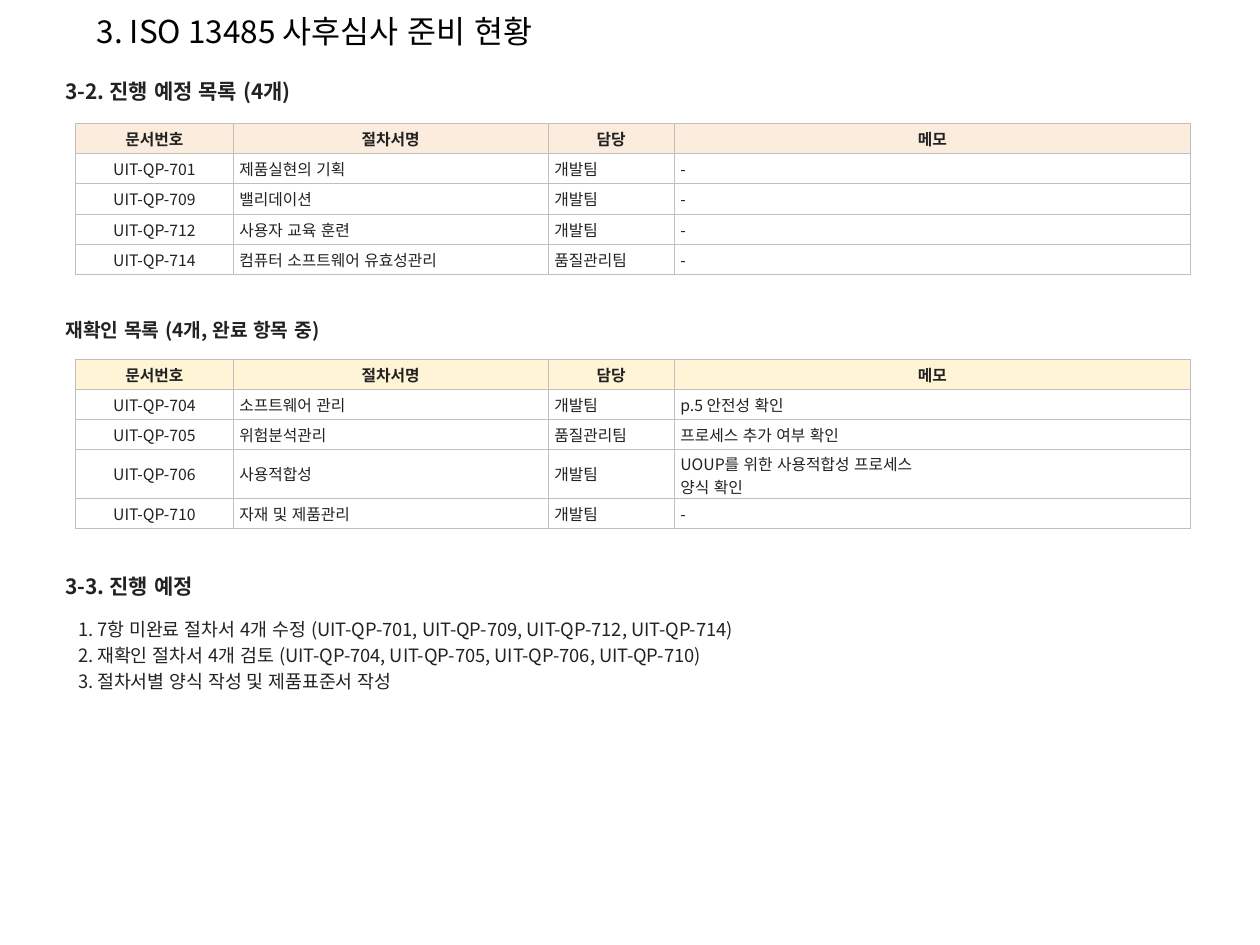
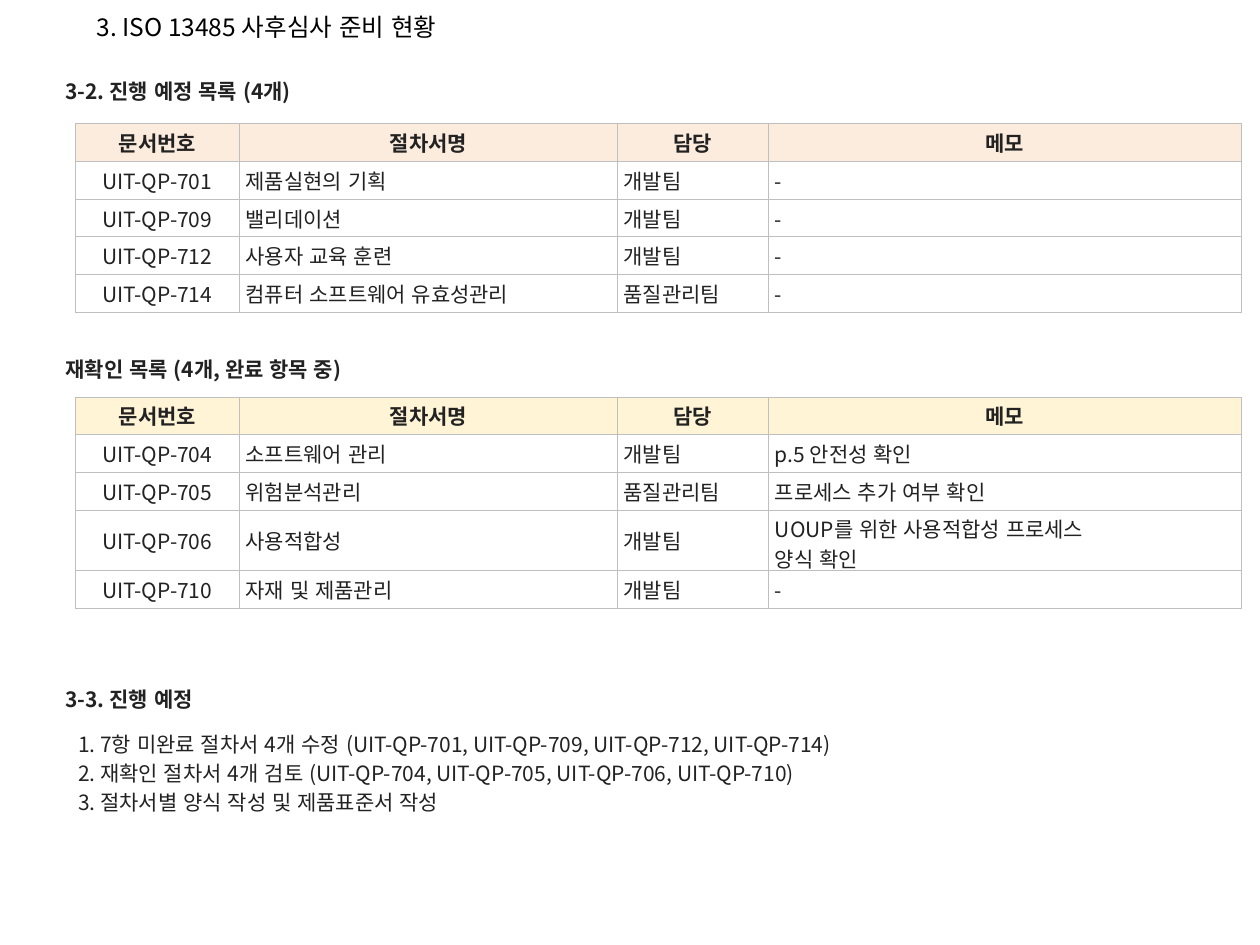
Before and after one commit to ckdtjs0911-glitch/Seony-example, a slide deck: slide 4 of meeting/1112_회의자료.pptx. Drawn at 1260x945 pixels with LibreOffice and Linux fonts; fonts in the diff are those of the drawing. Boxes give left, top, right and bottom in pixels: in the first picture for what was removed or moved away, otherwise in the second. Text is boxed around its words. In the diff, an @@ line names an element or a change of style, - is before the commit and + after.

```diff
--- a/meeting/1112_회의자료.pptx
+++ b/meeting/1112_회의자료.pptx
@@ text "3. ISO 13485 사후심사 준비 ..." at (97, 15, 436, 38): size 18 to 14 pt @@
@@ table at (76, 123, 1241, 312) @@
@@ size 9 to 12 pt @@
@@ table: place and size @@
-table at (76, 123, 1191, 275)
+table at (76, 123, 1241, 312)
@@ text "재확인 목록 (4개, 완료 항목 ...": place and size @@
-text "재확인 목록 (4개, 완료 항목 ..." at (65, 320, 319, 341)
+text "재확인 목록 (4개, 완료 항목 ..." at (65, 359, 341, 381)
@@ text "재확인 목록 (4개, 완료 항목 ..." at (65, 359, 341, 381): size 11 to 12 pt @@
@@ table at (76, 397, 1241, 609) @@
@@ size 9 to 12 pt @@
@@ table: place and size @@
-table at (76, 359, 1191, 528)
+table at (76, 397, 1241, 609)
@@ text "3-3. 진행 예정": place and size @@
-text "3-3. 진행 예정" at (65, 576, 193, 596)
+text "3-3. 진행 예정" at (65, 689, 193, 709)
@@ text "1. 7항 미완료 절차서 4개 ...": place and size @@
-text "1. 7항 미완료 절차서 4개 ..." at (78, 620, 733, 690)
+text "1. 7항 미완료 절차서 4개 ..." at (78, 734, 831, 812)
@@ text "1. 7항 미완료 절차서 4개 ..." at (78, 734, 831, 812): size 10.5 to 12 pt @@
```
Also in this commit, not shown: 3 other slides changed, 1 other file.
